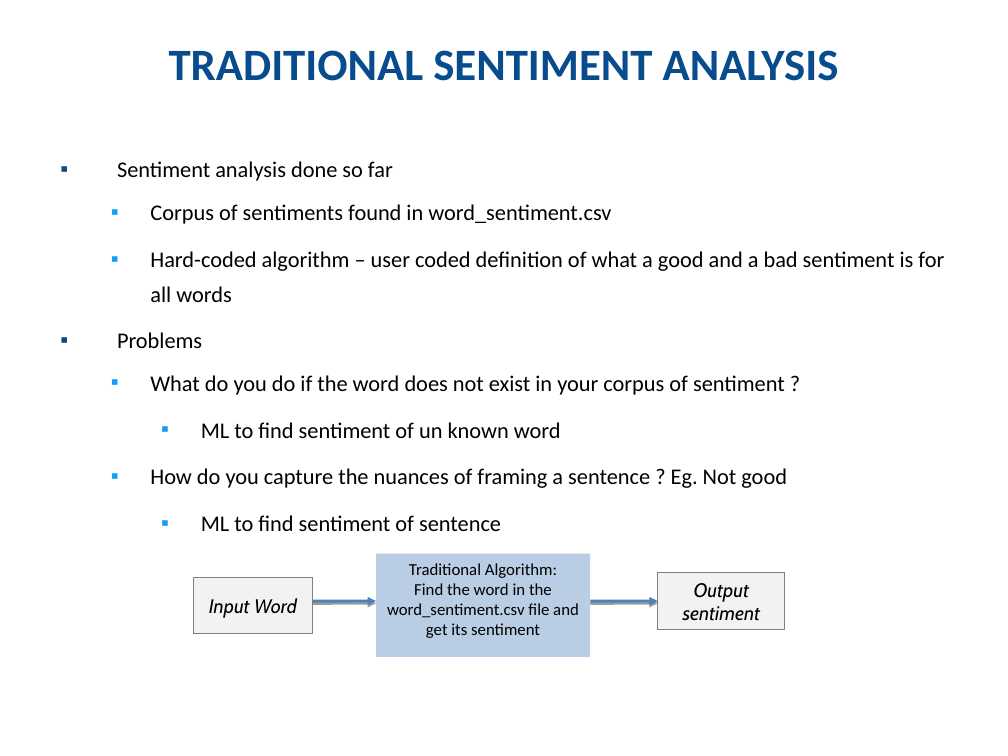
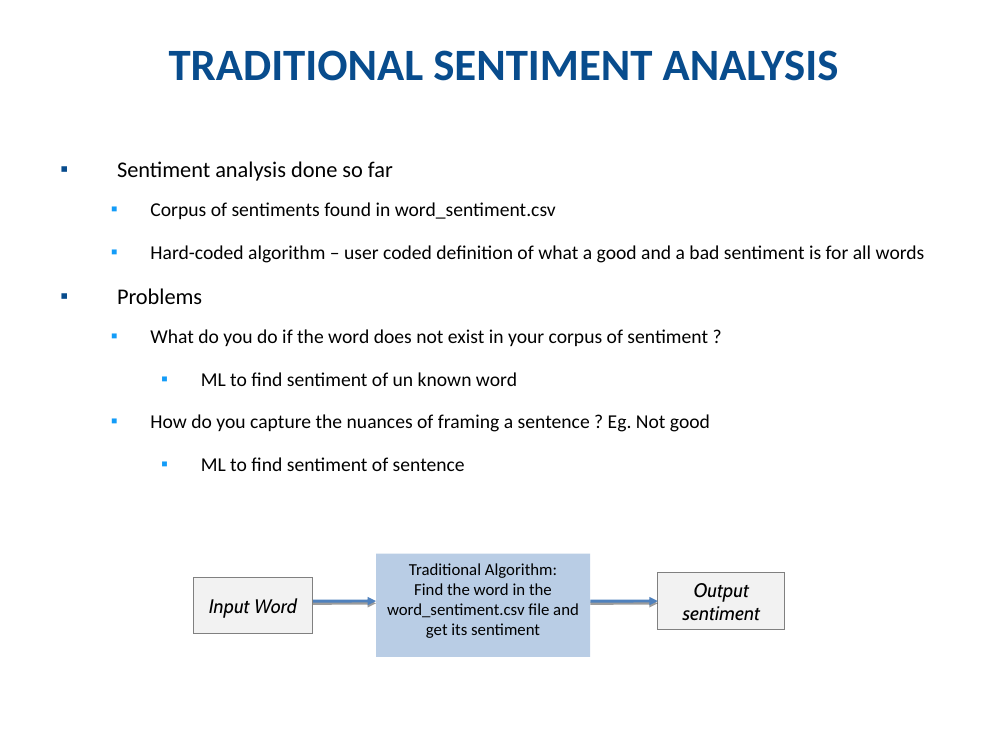
Before and after one commit to km-Poonacha/python4phd, a slide deck: slide 3 of Session 3/Python for docs - Session 3 V0.1.pptx. Drawn at 1008x756 pixels with LibreOffice and Linux fonts; fonts in the diff are those of the drawing; background and template pictures are left out. Boxes give left, top, right and bottom in pixels: in the first picture for what was removed or moved away, otherwise in the second. Text is boxed around its words. In the diff, an @@ line names an element or a change of style, - is before the commit and + after.

```diff
--- a/Session 3/Python for docs - Session 3 V0.1.pptx
+++ b/Session 3/Python for docs - Session 3 V0.1.pptx
@@ text at bbox=[150, 202, 925, 471]: size 16 to 14 pt in "Corpus of sentiments found in word_sentiment.csv", "Hard-coded algorithm – user coded definition of ...", "What do you do if the word ...", "ML to find sentiment of un known ..." and 2 more places @@
```
Also in this commit, not shown: 4 other slides changed, 1 slide added.
